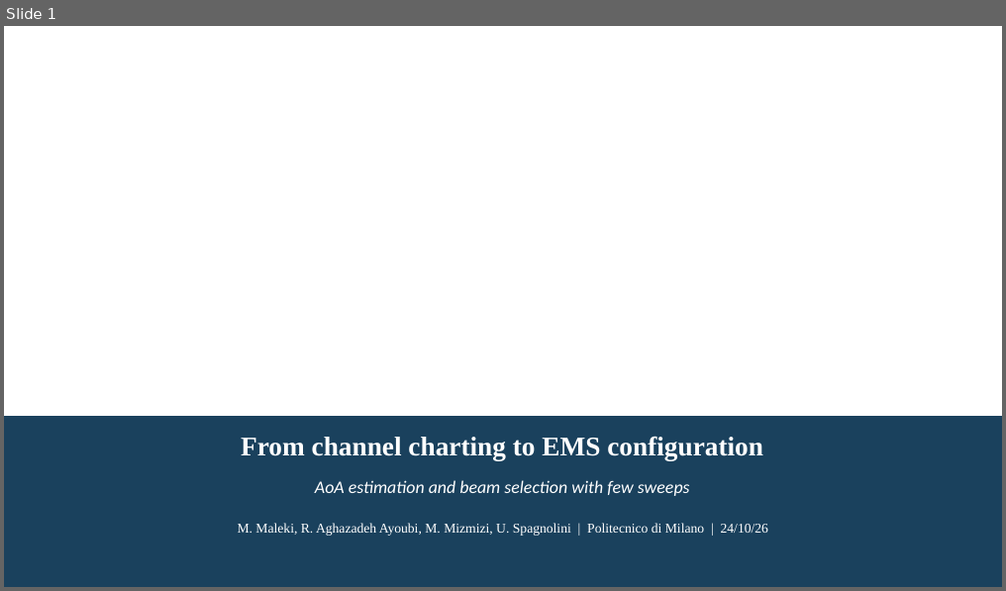
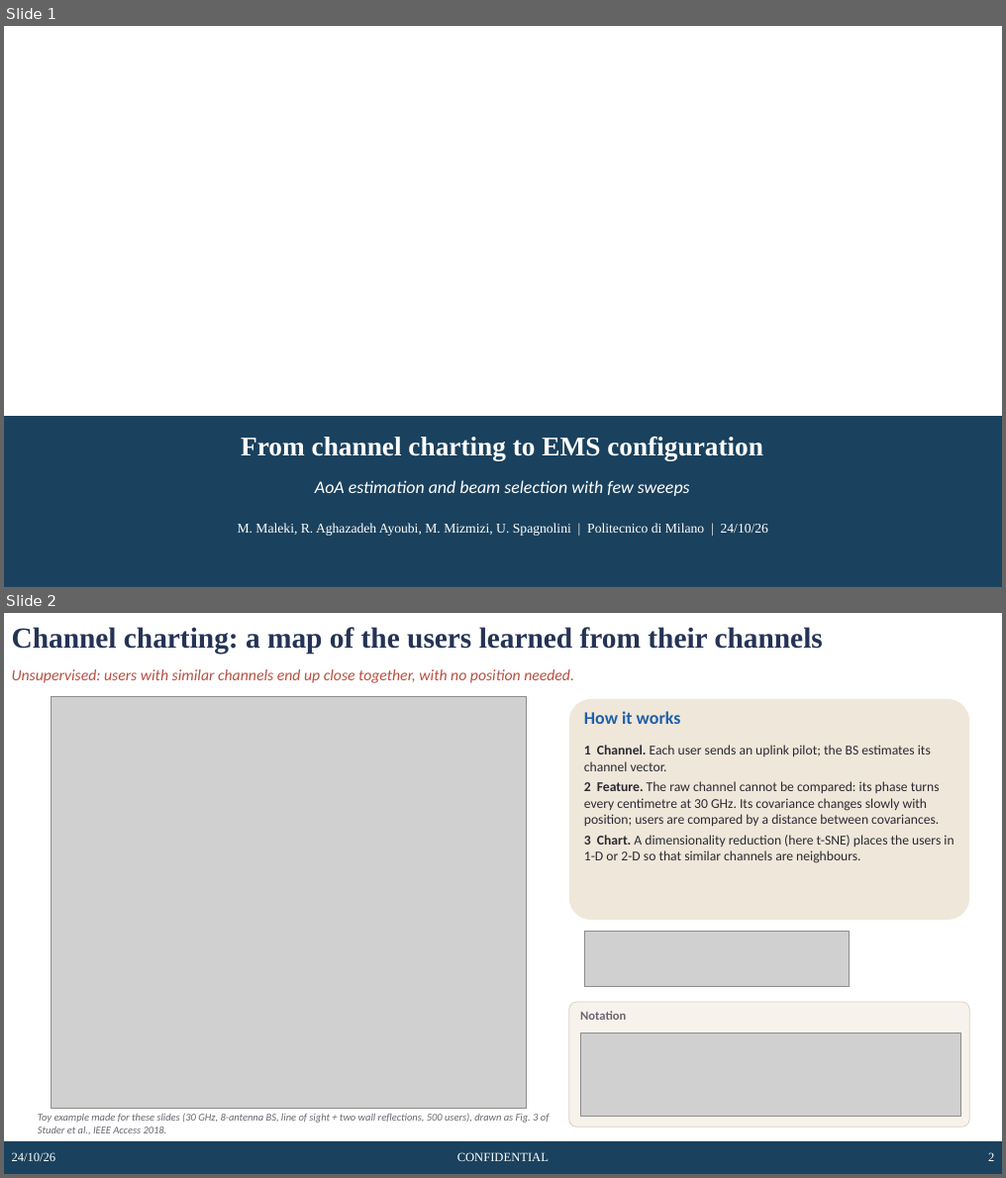
Before and after one commit to rizianno/Channel-charting-in-smart-radio-environments, a slide deck: slides/CC_EMS_configuration_slides.pptx. Shown one above the other, each under a label of ours: slide 1 before the commit, slides 1 and 2 after it. The pictures are 1006x591 and 1006x1178 pixels, drawn with LibreOffice and Linux fonts; fonts in the diff are those of the drawing; grey boxes stand for pictures; background and template pictures are left out. Boxes give left, top, right and bottom in pixels: in the first picture for what was removed or moved away, otherwise in the second. Text is boxed around its words. In the diff, an @@ line names an element or a change of style, - is before the commit and + after.

```diff
--- a/slides/CC_EMS_configuration_slides.pptx
+++ b/slides/CC_EMS_configuration_slides.pptx
@@ slide 2 added at box(4, 613, 1002, 1174), background #FFFFFF @@
@@ title added at box(12, 627, 823, 654), 28 pt, text #253356, bold @@
+Channel charting: a map of the users learned from their channels
@@ text added at box(12, 669, 574, 683), 15 pt, text #B85042, italic @@
+Unsupervised: users with similar channels end up close together, with no position needed.
@@ picture added at box(52, 697, 526, 1109) @@
@@ rounded rectangle added at box(569, 699, 969, 920), fill #EFE7DA @@
@@ text added at box(584, 711, 681, 724), 17 pt, text #1F5FA8, bold @@
+How it works
@@ text added at box(584, 745, 953, 863), 13 pt, text #2B2A33 @@
+1 Channel. Each user sends an uplink pilot; the BS estimates its channel vector.
+2 Feature. The raw channel cannot be compared: its phase turns every centimetre at 30 GHz. Its covariance changes slowly with position; users are compared by a distance between covariances.
+3 Chart. A dimensionality reduction (here t-SNE) places the users in 1-D or 2-D so that similar channels are neighbours.
@@ picture added at box(584, 931, 849, 987) @@
@@ rounded rectangle added at box(569, 1002, 969, 1128), fill #F7F3EC, outline #D9D0C1 0.75 pt @@
@@ text added at box(580, 1011, 626, 1020), 12 pt, text #6B6670, bold @@
+Notation
@@ picture added at box(580, 1034, 961, 1116) @@
@@ text added at box(38, 1113, 549, 1135), 10 pt, text #6B6670, italic @@
+Toy example made for these slides (30 GHz, 8-antenna BS, line of sight + two wall reflections, 500 users), drawn as Fig. 3 of Studer et al., IEEE Access 2018.
@@ rectangle added at box(4, 1142, 1002, 1174), fill #1A415D @@
@@ text added at box(12, 1153, 56, 1161), 12 pt, text #FFFFFF @@
+24/10/26
@@ text added at box(457, 1153, 548, 1161), 12 pt, text #FFFFFF @@
+CONFIDENTIAL
@@ page number added at box(988, 1153, 994, 1161), 12 pt, text #FFFFFF @@
+2
```
Also in this commit, not shown: 2 slides changed, 6 other slides added, 1 slide removed, 45 other files.
